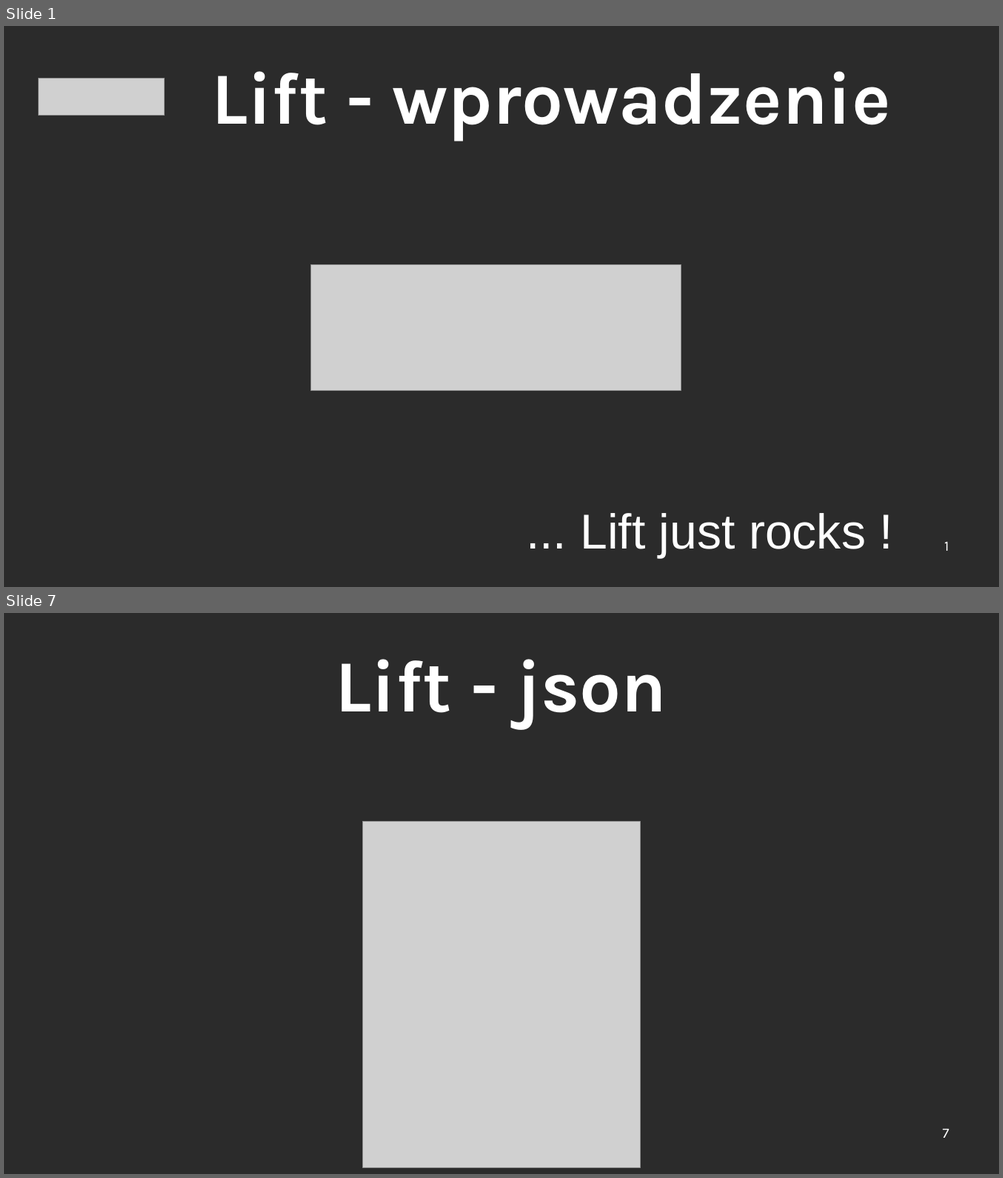
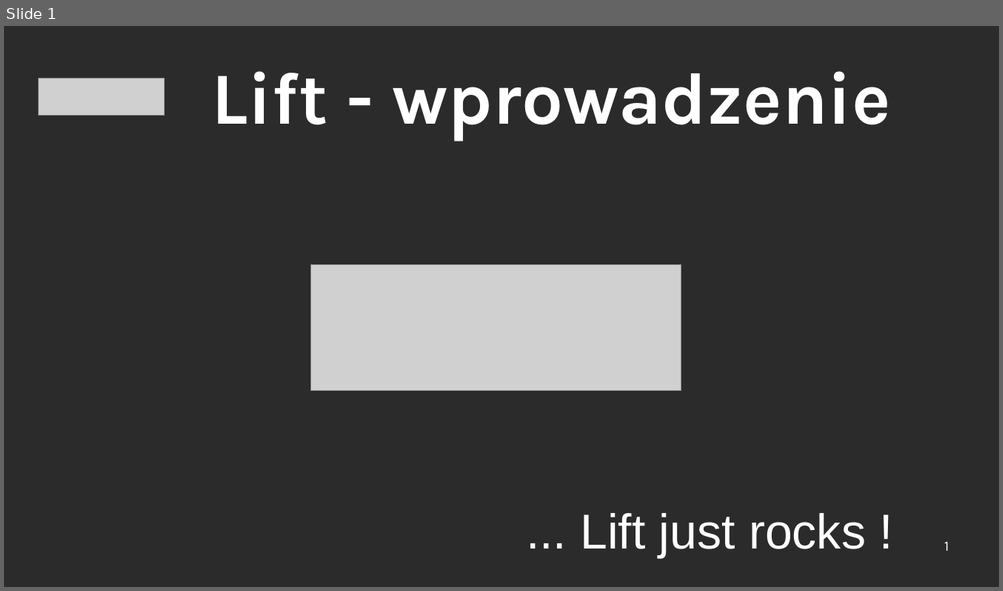
Before and after one commit to ScalaConsultants/lift-rest-demo, a slide deck: doc/lift-demo.odp. Shown one above the other, each under a label of ours: slides 1 and 7 before the commit, slide 1 after it; the slides between them are not shown. The pictures are 1003x1178 and 1003x591 pixels, drawn with LibreOffice and Linux fonts; fonts in the diff are those of the drawing; grey boxes stand for pictures; background and template pictures are left out; a plain dark background stands for a picture behind light text. Boxes give left, top, right and bottom in pixels: in the first picture for what was removed or moved away, otherwise in the second. Text is boxed around its words. In the diff, an @@ line names an element or a change of style, - is before the commit and + after.

```diff
--- a/doc/lift-demo.odp
+++ b/doc/lift-demo.odp
@@ slide 7 removed at [4,613,999,1174], background picture (left out) @@
@@ title removed at [336,659,667,728] @@
-Lift - json
@@ picture removed at [362,821,640,1167] @@
@@ page number removed at [942,1129,949,1138] @@
-7
```
Also in this commit, not shown: 9 slides added, 8 other slides removed.
